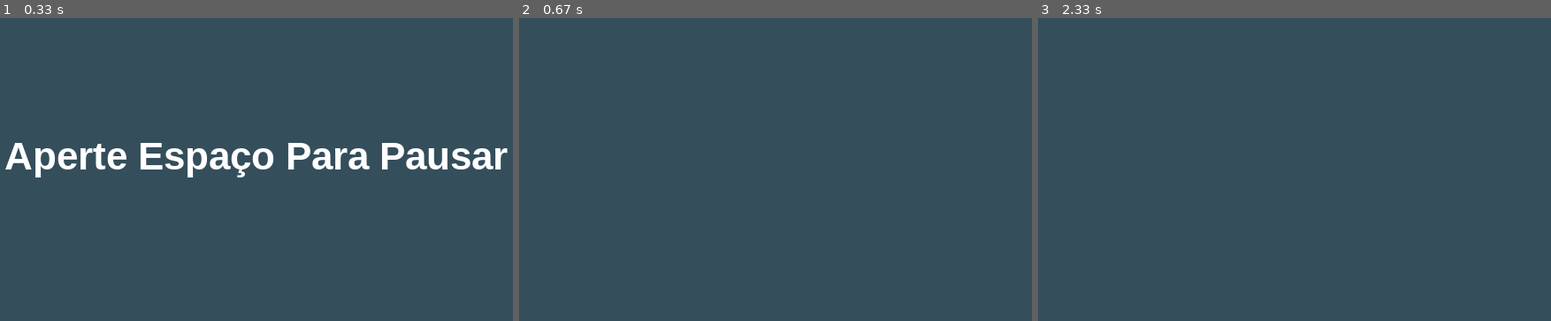
Above: before the commit, frames 1-3 (left to right).
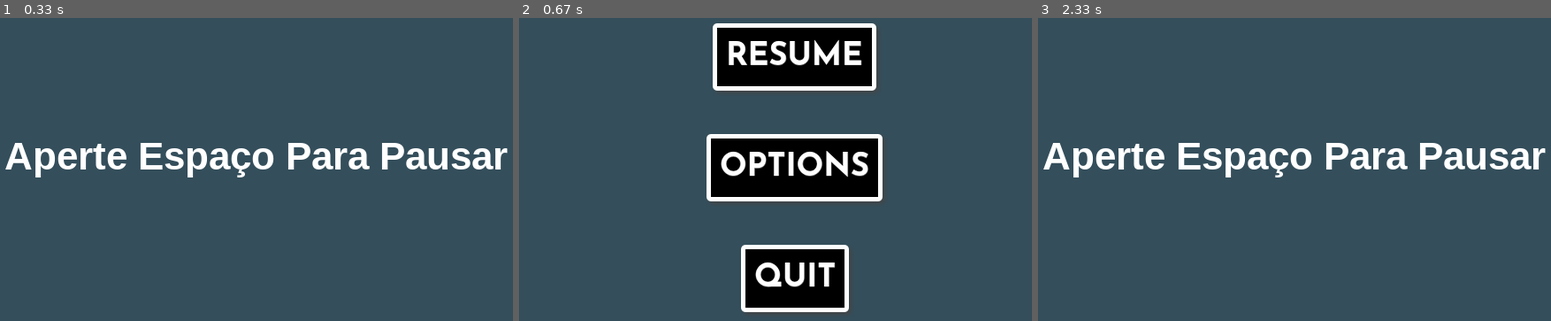
Above: after the commit, the same moments.

Repository: ArthurTeix/python-library-tests
Game: pygame game, started from pygame/menu/main.py
Same seed, same stepped clock (60 frames per second), same inputs: the game is played once before the commit and once after it.
Inputs (mouse positions are in pixels of both pictures, inside the frame that each line leads up to):
- Up to frame 1 (0.33 s): no input
- Up to frame 2 (0.67 s): tap Space at 0.33 s
- Up to frame 3 (2.33 s): click (1315, 60) at 0.72 s; move the mouse to (1099, 99) at 1.03 s; tap Space at 1.07, 1.37 s; click (1315, 169) at 1.55 s; click (1294, 87) at 2.22 s

Frame 1 is identical in both runs. In frame 2, 19% of the frame differs, in the area x 36-71%, y 1-98%; in frame 3, 3.9%.

Commit message:
menu principal

Diff:
--- a/pygame/menu/main.py
+++ b/pygame/menu/main.py
@@ -12,10 +12,19 @@
 # definir cor
 TEXTO_COR = (255, 255, 255)
 
+# imagens
+resume_img = pygame.image.load('./pygame/menu/img/button_resume.png').convert_alpha()
+options_img = pygame.image.load('./pygame/menu/img/button_options.png').convert_alpha()
+quit_img = pygame.image.load('./pygame/menu/img/button_quit.png').convert_alpha()
+
+# instancias dos botoes
+resume_botao = Botao(304, 125, resume_img, 1)
+options_botao = Botao(297, 250, options_img, 1)
+quit_botao = Botao(336, 375, quit_img, 1)
+
 def desenha_texto(texto, fonte, texto_cor, x, y):
     img = fonte.render(texto, True, texto_cor)
     tela.blit(img, (x, y))
-
 
 run = True
 while run:
@@ -24,7 +33,12 @@
 
     # checando se jogo ta pausado
     if jogo_pausado:
-        pass # siplay menu
+        if resume_botao.desenhar_botao():
+            jogo_pausado = False
+        if options_botao.desenhar_botao():
+            pass
+        if quit_botao.desenhar_botao():
+            run = False
 
     else:
         desenha_texto("Aperte Espaço Para Pausar", fonte, TEXTO_COR, 90, 250)
